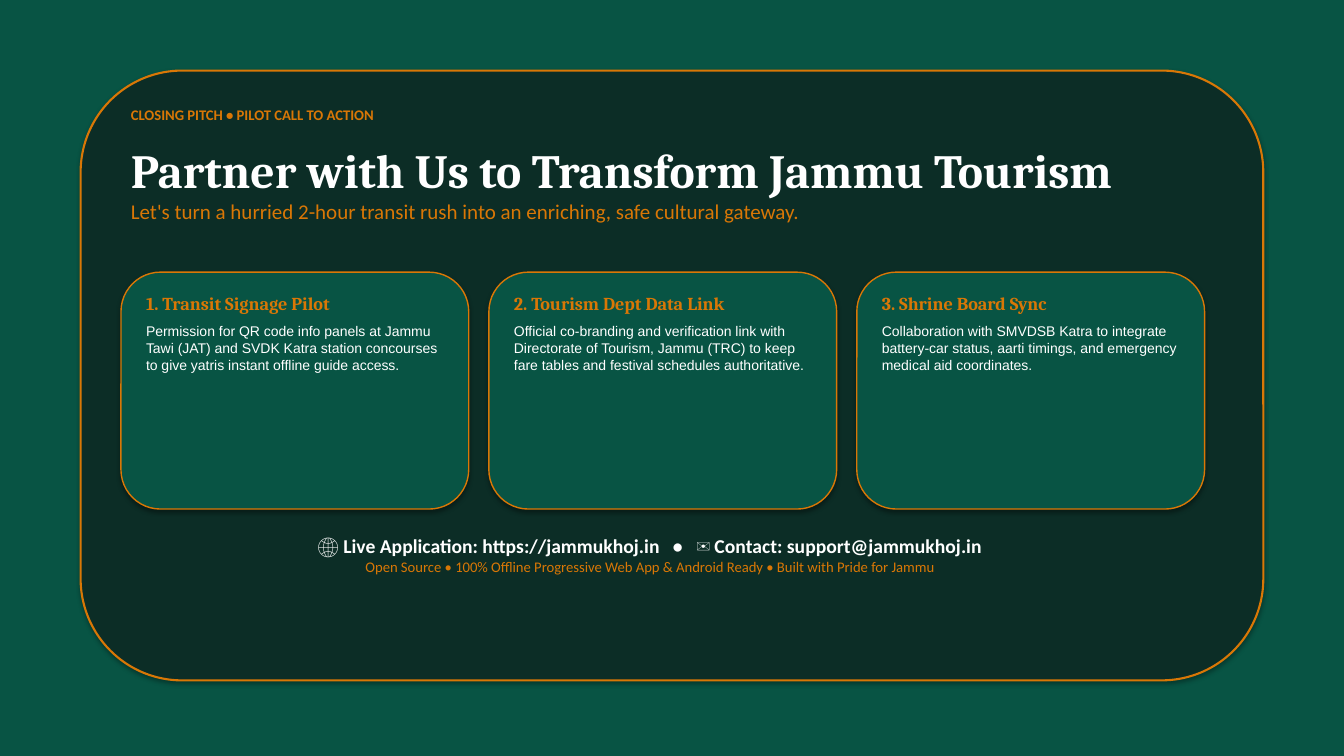
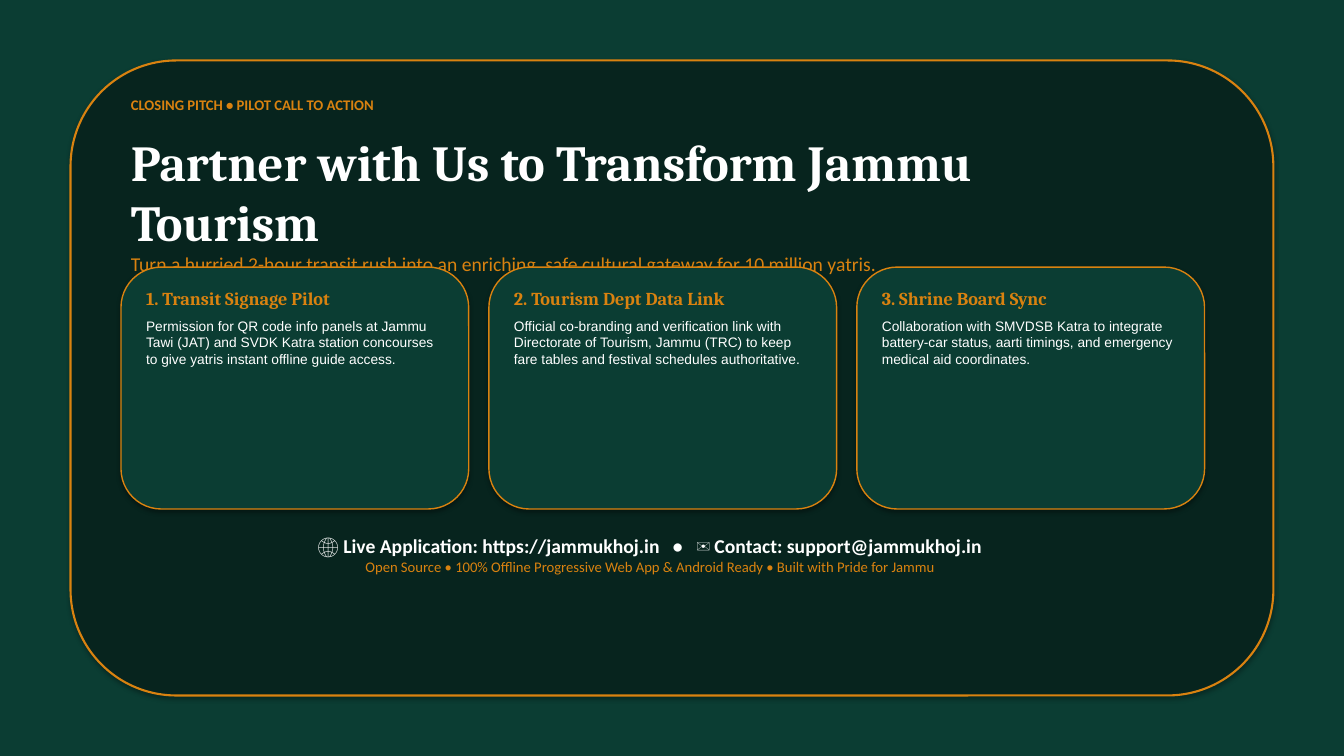
Before and after one commit to moin08s/JammuKhoj, a slide deck: slide 10 of JammuKhoj_Pitch_Deck_Final.pptx. Drawn at 1344x756 pixels with LibreOffice and Linux fonts; fonts in the diff are those of the drawing. Boxes give left, top, right and bottom in pixels: in the first picture for what was removed or moved away, otherwise in the second. Text is boxed around its words. In the diff, an @@ line names an element or a change of style, - is before the commit and + after.

Commit message:
feat(deck): redesign pitch deck with executive branding, logo cover, and human visual hierarchy

```diff
--- a/JammuKhoj_Pitch_Deck_Final.pptx
+++ b/JammuKhoj_Pitch_Deck_Final.pptx
@@ rectangle at bbox=[0, 0, 1344, 756]: fill #085444 to #0B3D33 @@
@@ rounded rectangle: place and size @@
-rounded rectangle at bbox=[81, 71, 1263, 681]
+rounded rectangle at bbox=[71, 60, 1273, 696]
@@ rounded rectangle at bbox=[71, 60, 1273, 696]: fill #0C2D26 to #07241E; outline #D97706 1.5 pt to #D98210 1.5 pt @@
@@ text "CLOSING PITCH • PILOT CALL ...": place and size @@
-text "CLOSING PITCH • PILOT CALL ..." at bbox=[131, 110, 374, 120]
+text "CLOSING PITCH • PILOT CALL ..." at bbox=[131, 100, 374, 110]
@@ text "CLOSING PITCH • PILOT CALL ..." at bbox=[131, 100, 374, 110]: text colour #D97706 to #D98210 @@
@@ text "Partner with Us to Transform ...": place and size @@
-text "Partner with Us to Transform ..." at bbox=[131, 154, 1112, 223]
+text "Partner with Us to Transform ..." at bbox=[131, 145, 972, 277]
@@ text at bbox=[131, 145, 972, 242]: size 34 to 36 pt in "Partner with Us to Transform Jammu Tourism" @@
@@ rounded rectangle: place and size @@
-rounded rectangle at bbox=[121, 272, 469, 509]
+rounded rectangle at bbox=[121, 267, 469, 509]
@@ text at bbox=[131, 257, 875, 277]: text changed; size 15 to 14 pt; text colour #D97706 to #D98210 @@
-Let's turn a hurried 2-hour transit rush into an enriching, safe cultural gateway.
+Turn a hurried 2-hour transit rush into an enriching, safe cultural gateway for 10 million yatris.
@@ rounded rectangle: place and size @@
-rounded rectangle at bbox=[489, 272, 837, 509]
+rounded rectangle at bbox=[489, 267, 837, 509]
@@ fill #085444 to #0B3D33; outline #D97706 1 pt to #D98210 1 pt in 3 elements at bbox=[121, 267, 469, 509], bbox=[489, 267, 837, 509], bbox=[857, 267, 1205, 509] @@
@@ rounded rectangle: place and size @@
-rounded rectangle at bbox=[857, 272, 1205, 509]
+rounded rectangle at bbox=[857, 267, 1205, 509]
@@ text "1. Transit Signage Pilot" at bbox=[146, 292, 433, 367]: text colour #D97706 to #D98210 in "1. Transit Signage Pilot"; size 10 to 9.8 pt in "Permission for QR code info panels at ..." @@
@@ text "2. Tourism Dept Data Link" at bbox=[514, 292, 800, 364]: text colour #D97706 to #D98210 in "2. Tourism Dept Data Link"; size 10 to 9.8 pt in "Official co-branding and verification link with Directorate ..." @@
@@ text "3. Shrine Board Sync" at bbox=[882, 292, 1172, 364]: text colour #D97706 to #D98210 in "3. Shrine Board Sync"; size 10 to 9.8 pt in "Collaboration with SMVDSB Katra to integrate battery-car ..." @@
```
Also in this commit, not shown: 9 other slides changed, 3 other files.
